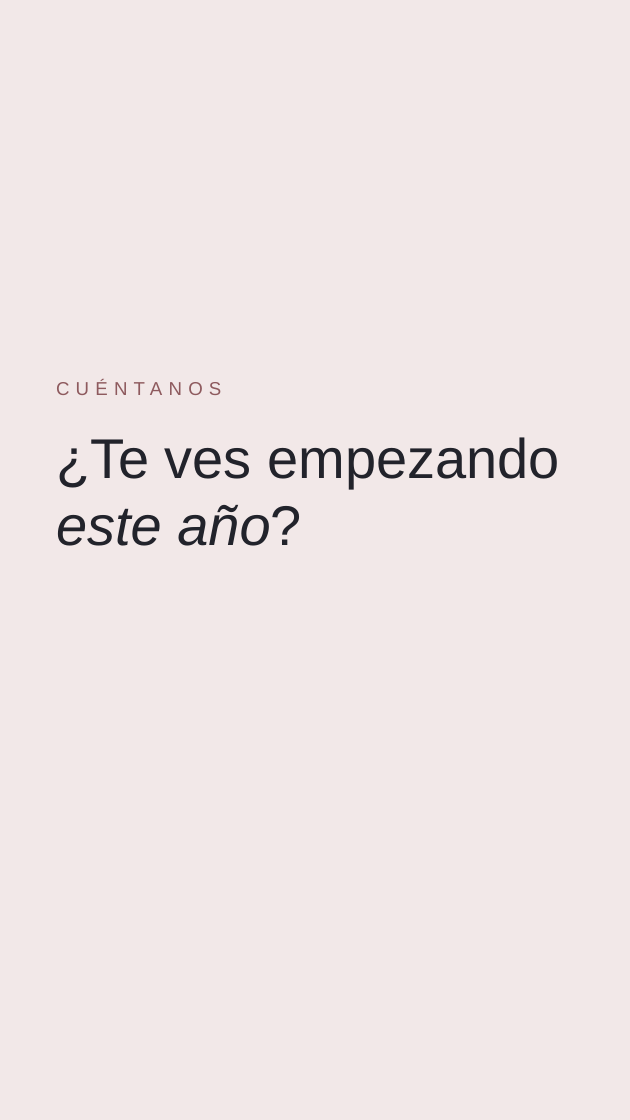
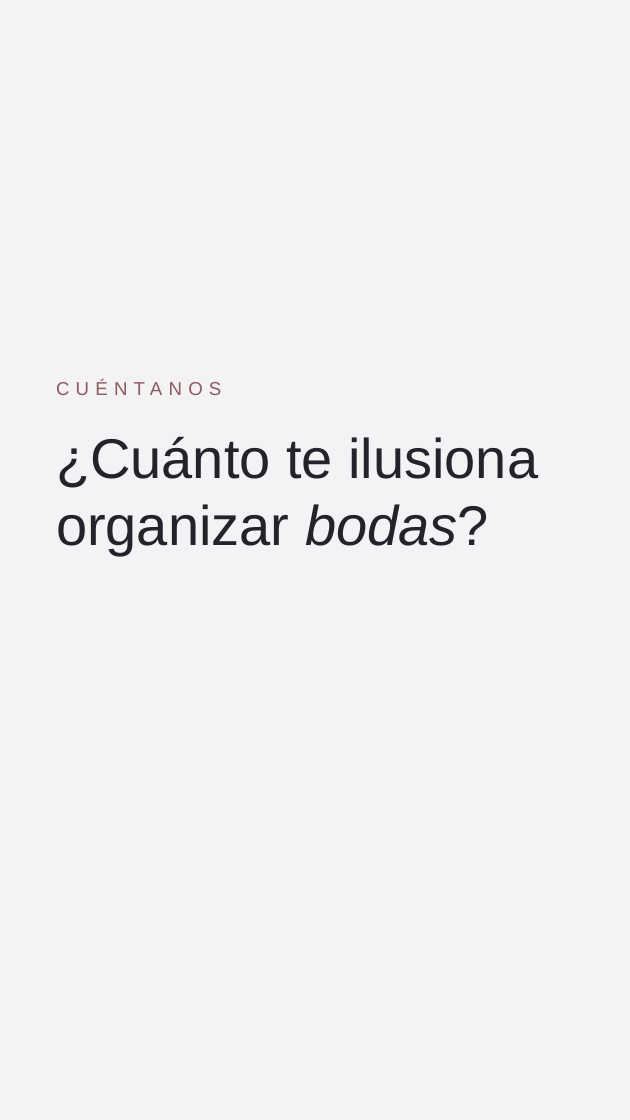
Before and after one commit to NDAEVENTS/NUBES-SCHOOL, a slide deck: slide 4 of public/ig/2026-11-12-listas/stories-canva.pptx. Drawn at 630x1120 pixels with LibreOffice and Linux fonts; fonts in the diff are those of the drawing. Boxes give left, top, right and bottom in pixels: in the first picture for what was removed or moved away, otherwise in the second. Text is boxed around its words. In the diff, an @@ line names an element or a change of style, - is before the commit and + after.

```diff
--- a/public/ig/2026-11-12-listas/stories-canva.pptx
+++ b/public/ig/2026-11-12-listas/stories-canva.pptx
@@ background #F2E8E8 to #F3F3F5 @@
@@ text at (56, 436, 538, 555): text changed @@
-¿Te ves empezando este año?
+¿Cuánto te ilusiona organizar bodas?
```
Also in this commit, not shown: 2 other slides changed, 47 other files.
